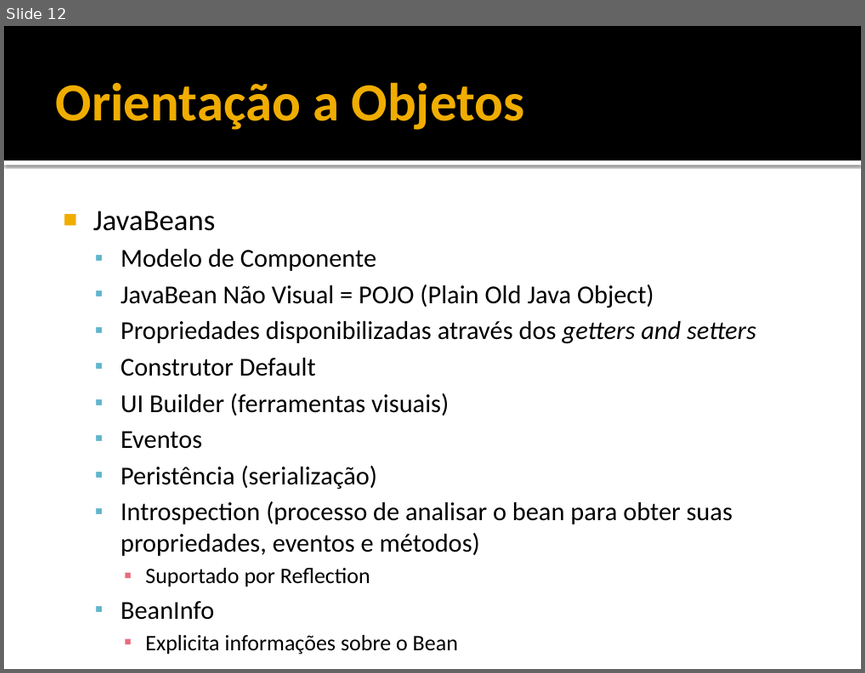
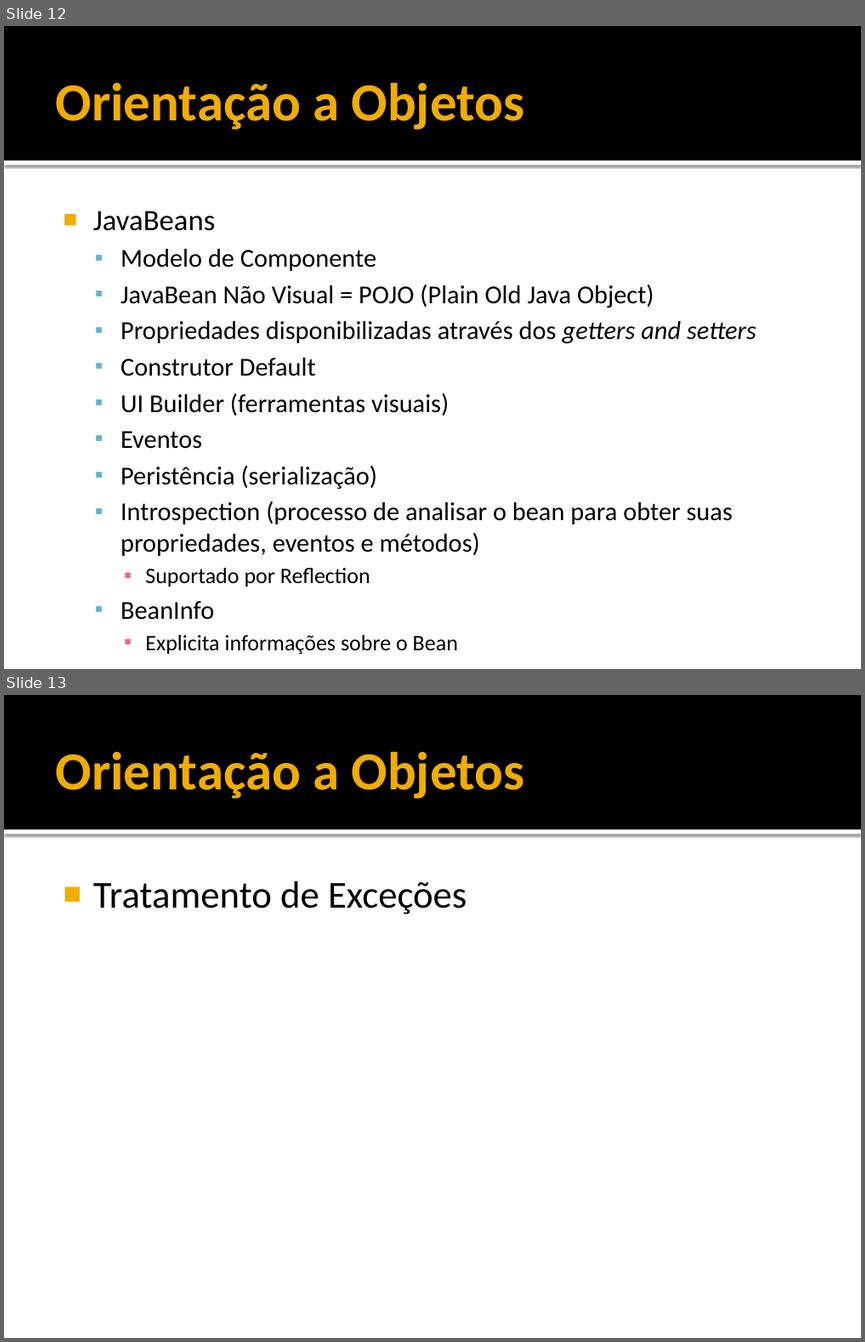
Before and after one commit to filosofisto/cpb-treinamento, a slide deck: Fundamentos/Fundamentos - Orientacao Objetos.pptx. Shown one above the other, each under a label of ours: slide 12 before the commit, slides 12 and 13 after it. The pictures are 865x673 and 865x1342 pixels, drawn with LibreOffice and Linux fonts; fonts in the diff are those of the drawing. Boxes give left, top, right and bottom in pixels: in the first picture for what was removed or moved away, otherwise in the second. Text is boxed around its words. In the diff, an @@ line names an element or a change of style, - is before the commit and + after.

Commit message:
Tratamento de Exceções
.

```diff
--- a/Fundamentos/Fundamentos - Orientacao Objetos.pptx
+++ b/Fundamentos/Fundamentos - Orientacao Objetos.pptx
@@ slide 13 added at [4, 695, 861, 1338], background #FFFFFF; not listed: 2 template elements that a slide beside it also shows @@
@@ title added at [55, 751, 525, 799], 45 pt, text #F0AD00, bold @@
+Orientação a Objetos
@@ text added at [93, 881, 466, 914], 32 pt, text #000000 @@
+■ Tratamento de Exceções
```
Also in this commit, not shown: 46 other files.
